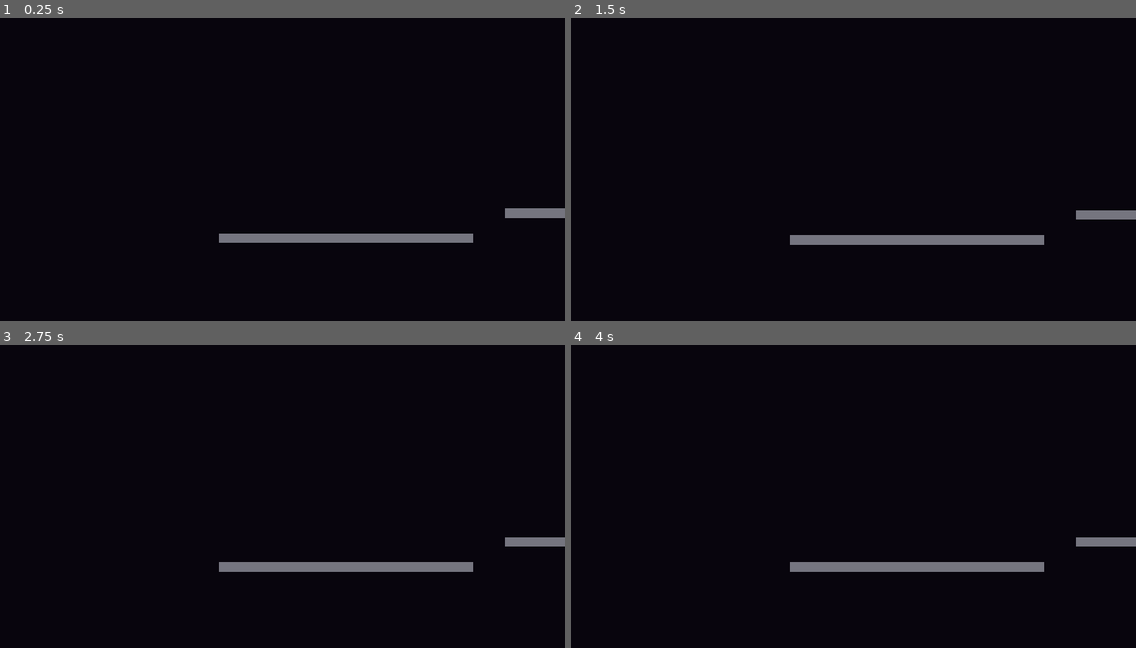
Above: before the commit, frames 1-4 (two rows, left to right).
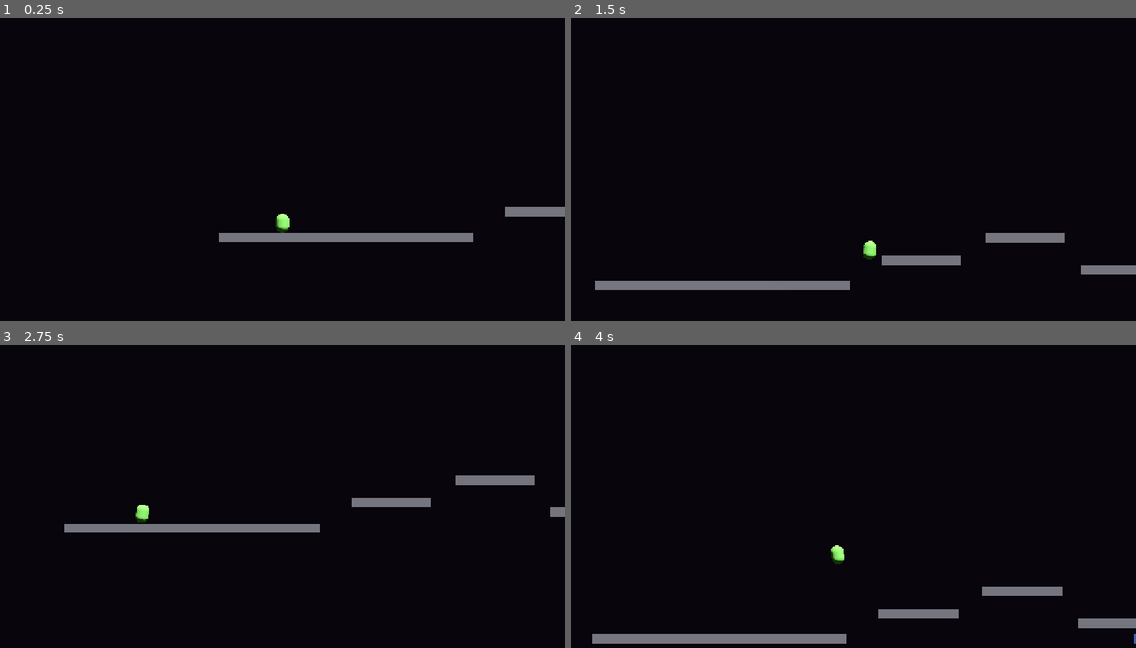
Above: after the commit, the same moments.

Repository: Cuylerleon96/echoes-of-the-great-root
Game: Godot game, scene res://main.tscn
Same seed, same stepped clock (60 frames per second), same inputs: the game is played once before the commit and once after it.
Inputs:
- Up to frame 1 (0.25 s): no input
- Up to frame 2 (1.5 s): hold D (move_right) 0.53-1.28 s; hold X (dash, bound only after the commit) 0.53-1.28 s; tap Space (jump) at 0.77, 0.8, 1.07, 1.35 s; hold S (move_down) from 1.28 s (still down)
- Up to frame 3 (2.75 s): tap Space (jump) at 1.52, 1.82, 2.3 s; tap X (dash, bound only after the commit) at 1.55 s; release S (move_down) at 2.03 s; hold D (move_right) from 2.03 s (still down); hold X (dash, bound only after the commit) from 2.03 s (still down)
- Up to frame 4 (4 s): release X (dash, bound only after the commit) at 2.78 s; tap X (dash, bound only after the commit) at 2.85 s; tap Space (jump) at 3.02, 3.32 s; release D (move_right) at 3.53 s; hold A (move_left) from 3.53 s (still down); hold Space (jump) from 3.53 s (still down)

The runs differ from the first frame. In frame 1, 0.4% of the frame differs, in the area x 38-100%, y 62-75%; in frame 2, 3.9%; in frame 3, 4.1%; in frame 4, 4.6%, in the area x 3-100%, y 63-99%.
Error before the commit: Assertion failed: MovementComponent owner must be a CharacterBody3D (res://characters/echo/movement_component.gd:62)

Commit message:
Dash tuning, sprite animation prep, session workflow docs
- Dash speed 8→14, duration 0.15→0.20 (~2.8 unit range)
- Top speed bumped to 5.2
- Swapped Sprite3D for AnimatedSprite3D with 8 animation slots pre-wired
- echo.gd drives animations; placeholder mesh auto-hides once frames loaded
- Dash input buffered via _unhandled_input (fixes missed physics frame)
- Remapped dash from Shift to X key
- CLAUDE.md rewritten with full session workflow, current state, and keybindings

Co-Authored-By: Claude Sonnet 4.6 <noreply@anthropic.com>

Diff:
--- a/characters/echo/echo.gd
+++ b/characters/echo/echo.gd
@@ -1,10 +1,21 @@
 ## echo.gd
-## Echo — the player character. CharacterBody3D, movement on XY plane only.
-## Children needed: MovementComponent (Node), Sprite3D, CollisionShape3D
+## Echo — player character. CharacterBody3D, movement on XY plane only.
+##
+## SPRITE IMPORT — to wire up animations tonight:
+##   1. Drop your PNG sprite sheet(s) into res://assets/sprites/echo/
+##   2. Select the AnimatedSprite3D node on Echo in the scene
+##   3. In the Inspector, open SpriteFrames → click each animation name
+##      and drag frames in from the FileSystem panel (bottom-left)
+##   4. The mesh placeholder hides itself automatically once any animation
+##      has at least one frame loaded.
+##
+## Animation names already wired (match these exactly in SpriteFrames):
+##   idle | run | jump_rise | jump_fall | wall_slide | dash | hurt | death
 extends CharacterBody3D
 
-@onready var movement: MovementComponent = $MovementComponent
-@onready var sprite: Sprite3D = $Sprite3D
+@onready var movement: MovementComponent     = $MovementComponent
+@onready var anim_sprite: AnimatedSprite3D   = $AnimatedSprite3D
+@onready var mesh: MeshInstance3D            = $Mesh
 
 func _ready() -> void:
 	position.z = 0.0
@@ -13,7 +24,52 @@
 	motion_mode = MOTION_MODE_GROUNDED
 	add_to_group("player")
 
+func _unhandled_input(event: InputEvent) -> void:
+	if event.is_action_pressed("dash"):
+		movement.dash_buffered = true
+
 func _physics_process(delta: float) -> void:
 	movement.tick(delta)
-	# Flip sprite to face movement direction
-	sprite.flip_h = movement.facing_direction < 0.0
+	_update_visuals()
+
+# ── Visuals ───────────────────────────────────────────────────────────────────
+func _update_visuals() -> void:
+	var facing := movement.facing_direction
+
+	# Placeholder mesh: flip and lean
+	mesh.scale.x = facing
+	var speed_ratio := absf(velocity.x) / movement.move_speed
+	mesh.rotation.z = lerp(mesh.rotation.z, -speed_ratio * 0.18 * facing, 0.25)
+
+	# Sprite: flip to face direction
+	anim_sprite.flip_h = facing < 0.0
+
+	_update_animation()
+
+func _update_animation() -> void:
+	var anim := _current_anim_name()
+
+	# Check if this animation has frames loaded yet
+	var frames := anim_sprite.sprite_frames
+	if frames == null or not frames.has_animation(anim):
+		return
+	if frames.get_frame_count(anim) == 0:
+		return
+
+	# We have real sprites — hide the placeholder mesh
+	mesh.visible = false
+	anim_sprite.visible = true
+
+	if anim_sprite.animation != anim:
+		anim_sprite.play(anim)
+
+func _current_anim_name() -> StringName:
+	if movement.is_dashing:
+		return &"dash"
+	if not is_on_floor():
+		if is_on_wall() and velocity.y < 0.0:
+			return &"wall_slide"
+		return &"jump_rise" if velocity.y > 0.0 else &"jump_fall"
+	if absf(velocity.x) > 0.3:
+		return &"run"
+	return &"idle"
--- a/characters/echo/movement_component.gd
+++ b/characters/echo/movement_component.gd
@@ -6,12 +6,12 @@
 extends Node
 
 # ── Horizontal ────────────────────────────────────────────────────────────────
-@export var move_speed: float = 3.5           # units/s  (≈252 px/s)
-@export var ground_acceleration: float = 30.0
-@export var ground_friction: float = 30.0
-@export var air_acceleration: float = 20.0
-@export var air_friction: float = 12.0
-@export var turn_boost: float = 1.5
+@export var move_speed: float = 5.2           # units/s
+@export var ground_acceleration: float = 55.0  # snappy, near-instant ground response
+@export var ground_friction: float = 50.0
+@export var air_acceleration: float = 22.0
+@export var air_friction: float = 10.0
+@export var turn_boost: float = 1.8           # extra snap when reversing direction
 
 # ── Jump ──────────────────────────────────────────────────────────────────────
 @export var jump_height: float = 1.7          # units    (≈122 px)
@@ -31,8 +31,8 @@
 @export var double_jump_multiplier: float = 0.85
 
 # ── Dash ──────────────────────────────────────────────────────────────────────
-@export var dash_speed: float = 8.0           # units/s during dash
-@export var dash_duration: float = 0.15       # seconds → ~1.2 units distance
+@export var dash_speed: float = 14.0          # units/s during dash
+@export var dash_duration: float = 0.20       # seconds → ~2.8 units distance
 @export var dash_cooldown: float = 0.55
 
 # ── Wall Jump ─────────────────────────────────────────────────────────────────
@@ -47,6 +47,7 @@
 # ── Runtime state ─────────────────────────────────────────────────────────────
 var facing_direction: float = 1.0
 var is_dashing: bool = false
+var dash_buffered: bool = false   # set by echo._unhandled_input to avoid missing physics frames
 
 var _body: CharacterBody3D
 var _coyote_timer: float = 0.0
@@ -58,8 +59,8 @@
 var _dash_dir: float = 1.0
 
 func _ready() -> void:
-	_body = owner as CharacterBody3D
-	assert(_body != null, "MovementComponent owner must be a CharacterBody3D")
+	_body = get_parent() as CharacterBody3D
+	assert(_body != null, "MovementComponent must be a direct child of CharacterBody3D")
 	_recalc_jump()
 
 func _recalc_jump() -> void:
@@ -152,6 +153,7 @@
 # ── Dash ──────────────────────────────────────────────────────────────────────
 func _handle_dash(delta: float) -> void:
 	if not has_dash:
+		dash_buffered = false
 		return
 	if is_dashing:
 		_dash_timer -= delta
@@ -160,12 +162,13 @@
 			_body.velocity.x = _dash_dir * move_speed
 			_body.velocity.y = 0.0
 		return
-	if Input.is_action_just_pressed("dash") and _dash_cooldown_timer <= 0.0:
+	if (dash_buffered or Input.is_action_just_pressed("dash")) and _dash_cooldown_timer <= 0.0:
+		dash_buffered = false
 		is_dashing = true
 		_dash_timer = dash_duration
 		_dash_cooldown_timer = dash_cooldown
 		var h := Input.get_axis("move_left", "move_right")
-		_dash_dir = h if h != 0.0 else facing_direction
+		_dash_dir = signf(h) if h != 0.0 else facing_direction
 		_body.velocity = Vector3(_dash_dir * dash_speed, 0.0, 0.0)
 
 # ── Post-move bookkeeping ─────────────────────────────────────────────────────
--- a/main.tscn
+++ b/main.tscn
@@ -7,6 +7,59 @@
 [sub_resource type="CapsuleShape3D" id="capsule"]
 radius = 0.2
 height = 0.6
+
+[sub_resource type="CapsuleMesh" id="capsule_mesh"]
+radius = 0.2
+height = 0.6
+
+[sub_resource type="StandardMaterial3D" id="mat_echo"]
+albedo_color = Color(0.6, 0.9, 0.5, 1)
+emission_enabled = true
+emission = Color(0.2, 0.5, 0.1, 1)
+emission_energy_multiplier = 0.4
+
+[sub_resource type="SpriteFrames" id="sprite_frames"]
+animations = [{
+"frames": [],
+"loop": true,
+"name": &"idle",
+"speed": 8.0
+}, {
+"frames": [],
+"loop": true,
+"name": &"run",
+"speed": 12.0
+}, {
+"frames": [],
+"loop": false,
+"name": &"jump_rise",
+"speed": 8.0
+}, {
+"frames": [],
+"loop": true,
+"name": &"jump_fall",
+"speed": 8.0
+}, {
+"frames": [],
+"loop": true,
+"name": &"wall_slide",
+"speed": 8.0
+}, {
+"frames": [],
+"loop": false,
+"name": &"dash",
+"speed": 14.0
+}, {
+"frames": [],
+"loop": false,
+"name": &"hurt",
+"speed": 10.0
+}, {
+"frames": [],
+"loop": false,
+"name": &"death",
+"speed": 8.0
+}]
 
 [sub_resource type="StandardMaterial3D" id="mat_grey"]
 albedo_color = Color(0.55, 0.55, 0.60, 1)
@@ -196,11 +249,17 @@
 [node name="CollisionShape3D" type="CollisionShape3D" parent="Echo"]
 shape = SubResource("capsule")
 
-[node name="Sprite3D" type="Sprite3D" parent="Echo"]
+[node name="AnimatedSprite3D" type="AnimatedSprite3D" parent="Echo"]
 pixel_size = 0.01
+sprite_frames = SubResource("sprite_frames")
+animation = &"idle"
 billboard = 0
-shaded = false
 double_sided = true
+visible = false
+
+[node name="Mesh" type="MeshInstance3D" parent="Echo"]
+mesh = SubResource("capsule_mesh")
+surface_material_override/0 = SubResource("mat_echo")
 
 [node name="MovementComponent" type="Node" parent="Echo"]
 script = ExtResource("3")
--- a/project.godot
+++ b/project.godot
@@ -1,4 +1,11 @@
 ; Engine configuration file.
+; It's best edited using the editor UI and not directly,
+; since the parameters that go here are not all obvious.
+;
+; Format:
+;   [section] ; section goes between []
+;   param=value ; assign values to parameters
+
 config_version=5
 
 [animation]
@@ -49,7 +56,7 @@
 }
 dash={
 "deadzone": 0.5,
-"events": [Object(InputEventKey,"resource_local_to_scene":fa …(119 unchanged characters)… ressed":false,"pressed":false,"keycode":16777237,"physical_keycode":0,"key_label":0,"unicode":0,"location":0,"echo":false,"script":null)
+"events": [Object(InputEventKey,"resource_local_to_scene":fa …(119 unchanged characters)… ressed":false,"pressed":false,"keycode":88,"physical_keycode":0,"key_label":0,"unicode":120,"location":0,"echo":false,"script":null)
 , Object(InputEventJoypadButton,"resource_local_to_scene":false,"resource_name":"","device":-1,"button_index":2,"pressure":0.0,"pressed":false,"script":null)
 ]
 }
Not shown, changed: .claude/settings.local.json
Not shown: 1 places in main.tscn that only renumber resources
Not shown, changed: CLAUDE.md
